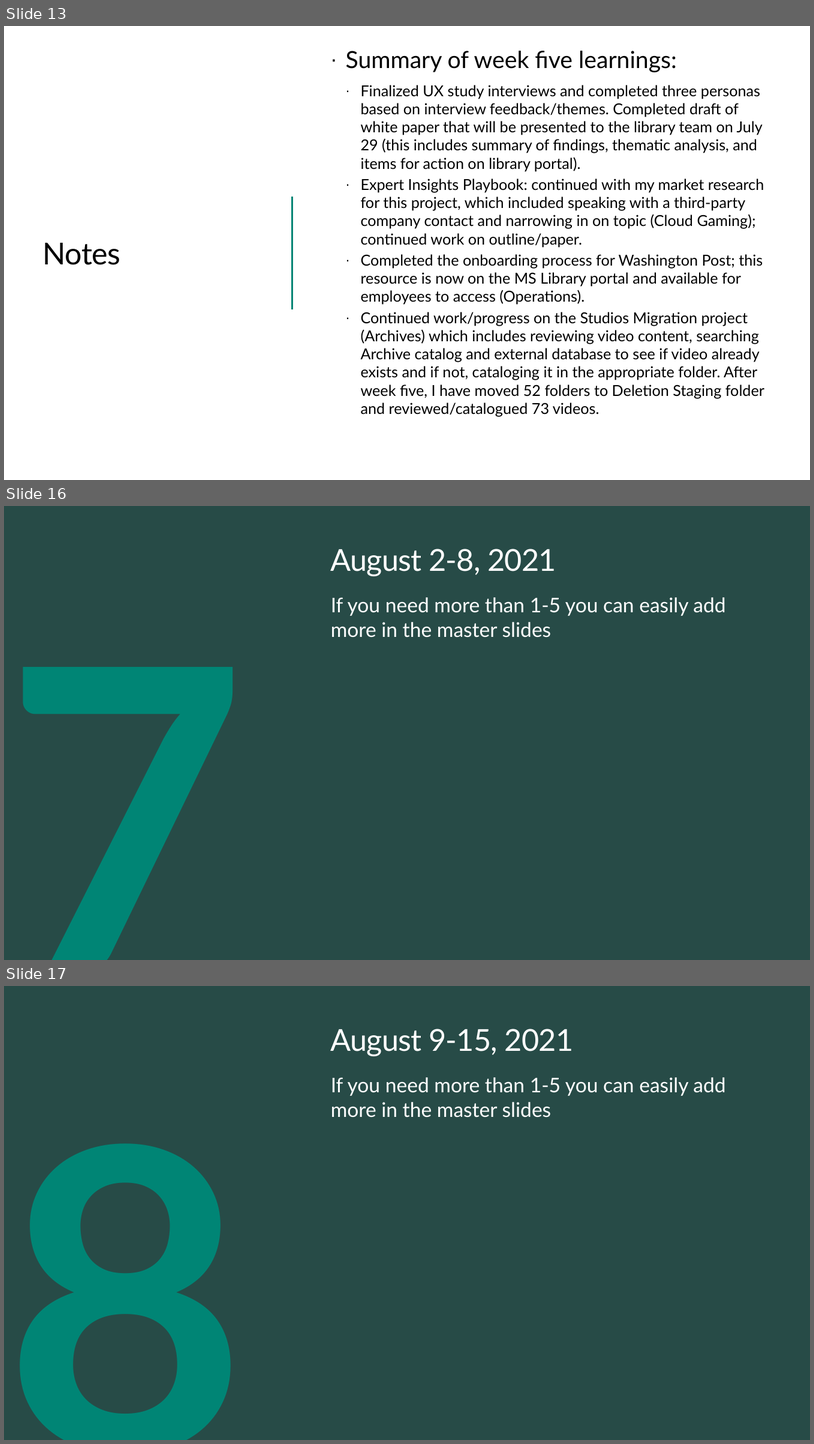
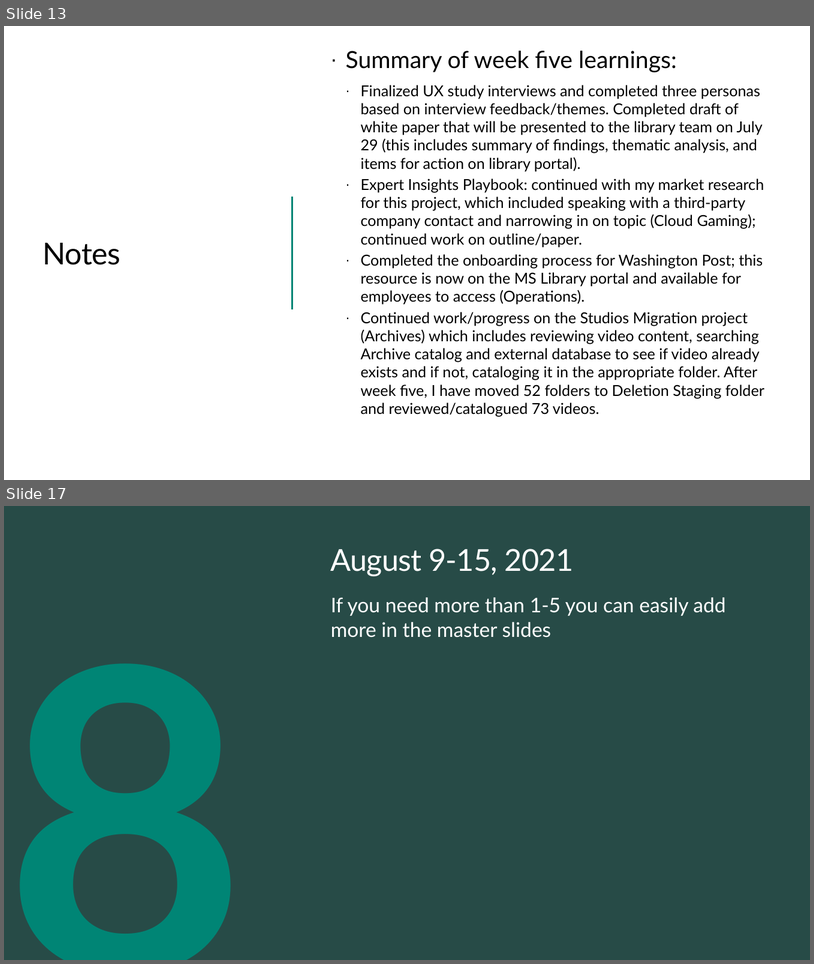
Before and after one commit to ewhinihan/dfw_mslibrary, a slide deck: DFW_MSLibraryArchives_WeeklyLearnings.pptx. Shown one above the other, each under a label of ours: slides 13, 16 and 17 before the commit, slides 13 and 17 after it; the slides between them are not shown. The pictures are 814x1444 and 814x964 pixels, drawn with LibreOffice and Linux fonts; fonts in the diff are those of the drawing; background and template pictures are left out. Boxes give left, top, right and bottom in pixels: in the first picture for what was removed or moved away, otherwise in the second. Text is boxed around its words. In the diff, an @@ line names an element or a change of style, - is before the commit and + after.

```diff
--- a/DFW_MSLibraryArchives_WeeklyLearnings.pptx
+++ b/DFW_MSLibraryArchives_WeeklyLearnings.pptx
@@ slide 16 removed at box(4, 506, 810, 960), background #274B47 @@
@@ text removed at box(4, 551, 292, 960) @@
-7
@@ title removed at box(331, 549, 557, 576) @@
-August 2-8, 2021
@@ text removed at box(331, 597, 726, 637) @@
-If you need more than 1-5 you can easily add more in the master slides
```
Also in this commit, not shown: 2 slides changed, 1 slide added.
